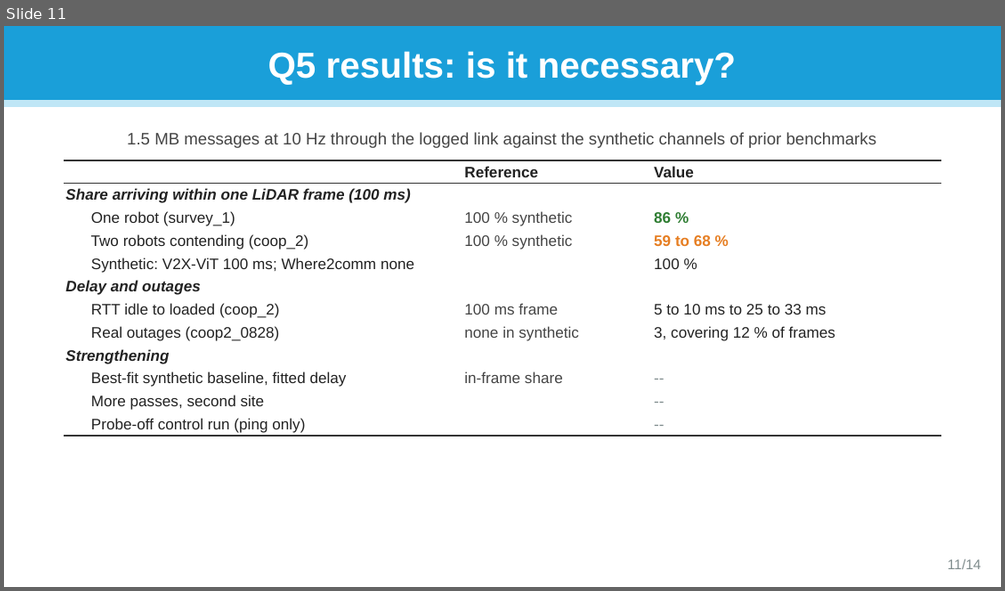
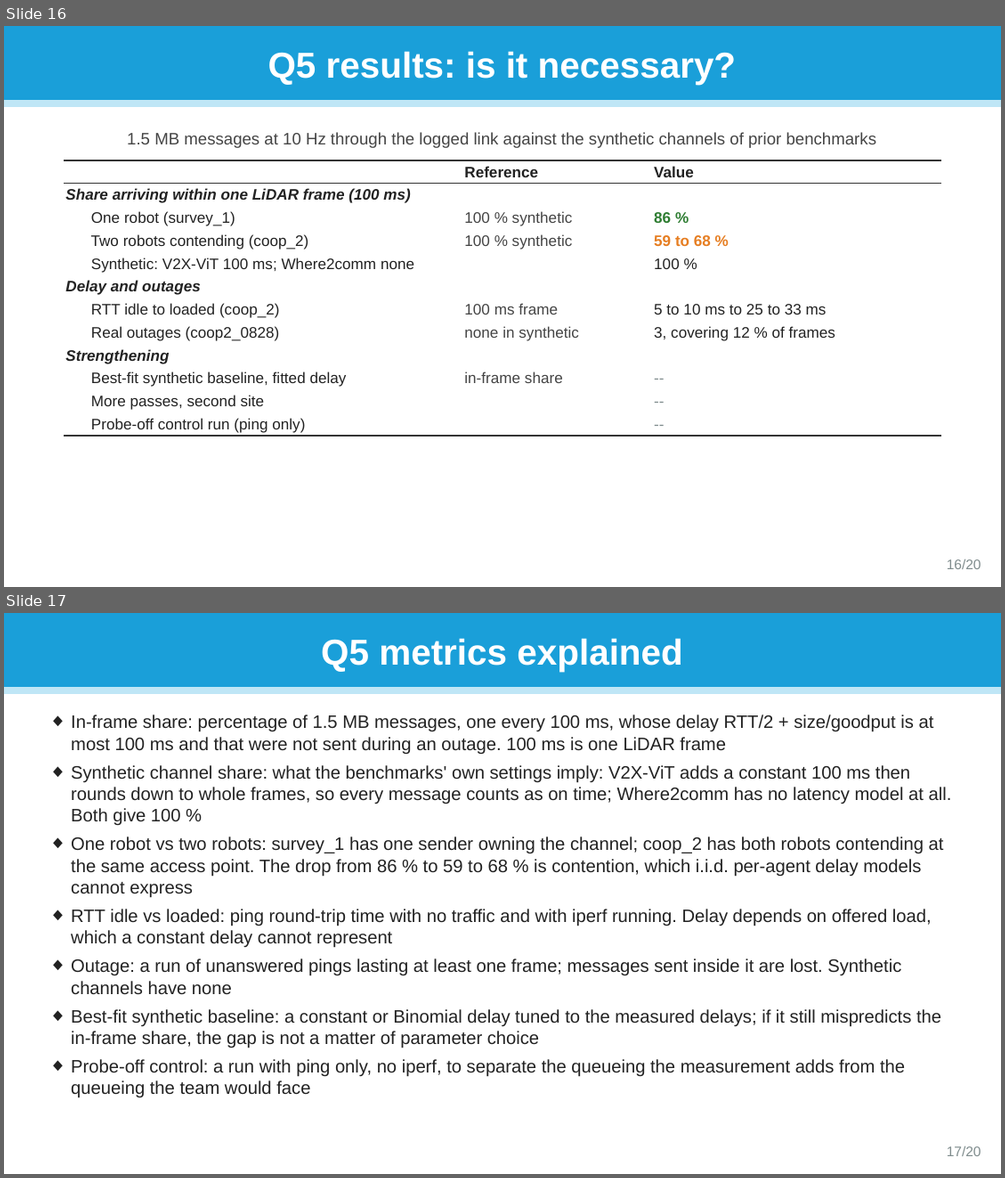
Before and after one commit to jorichee14/Others, a slide deck: scoop_testbed_paper/SCooP-iT_testbed_questions.pptx. Shown one above the other, each under a label of ours: slide 11 before the commit, slides 16 and 17 after it. The pictures are 1005x591 and 1005x1178 pixels, drawn with LibreOffice and Linux fonts; fonts in the diff are those of the drawing. Boxes give left, top, right and bottom in pixels: in the first picture for what was removed or moved away, otherwise in the second. Text is boxed around its words. In the diff, an @@ line names an element or a change of style, - is before the commit and + after.

```diff
--- a/scoop_testbed_paper/SCooP-iT_testbed_questions.pptx
+++ b/scoop_testbed_paper/SCooP-iT_testbed_questions.pptx
@@ slide 17 added at [4, 613, 1001, 1174], background #FFFFFF @@
@@ rectangle added at [4, 613, 1001, 688], fill #1A9FD9, outline #1A9FD9 1 pt @@
@@ text added at [321, 638, 682, 672], 26 pt, text #FFFFFF, bold @@
+Q5 metrics explained
@@ rectangle added at [4, 688, 1001, 694], fill #BFE6F6, outline #BFE6F6 1 pt @@
@@ text added at [71, 714, 952, 1098], 13 pt, text #222222 @@
+◆ In-frame share: percentage of 1.5 MB messages, one every 100 ms, whose delay RTT/2 + size/goodput is at most 100 ms and that were not sent during an outage. 100 ms is one LiDAR frame
+◆ Synthetic channel share: what the benchmarks' own settings imply: V2X-ViT adds a constant 100 ms then rounds down to whole frames, so every message counts as on time; Where2comm has no latency model at all. Both give 100 %
+◆ One robot vs two robots: survey_1 has one sender owning the channel; coop_2 has both robots contending at the same access point. The drop from 86 % to 59 to 68 % is contention, which i.i.d. per-agent delay models cannot express
+◆ RTT idle vs loaded: ping round-trip time with no traffic and with iperf running. Delay depends on offered load, which a constant delay cannot represent
+◆ Outage: a run of unanswered pings lasting at least one frame; messages sent inside it are lost. Synthetic channels have none
+◆ Best-fit synthetic baseline: a constant or Binomial delay tuned to the measured delays; if it still mispredicts the in-frame share, the gap is not a matter of parameter choice
+◆ Probe-off control: a run with ping only, no iperf, to separate the queueing the measurement adds from the queueing the team would face
@@ text added at [947, 1146, 981, 1156], 10 pt, text #7F8C8D @@
+17/20
@@ what was slide 11 is now slide 16 @@
@@ slide 16 changed as well @@
@@ text at [947, 559, 981, 569]: text changed @@
-11/14
+16/20
```
Also in this commit, not shown: 13 other slides changed, 5 other slides added, 1 other file.
